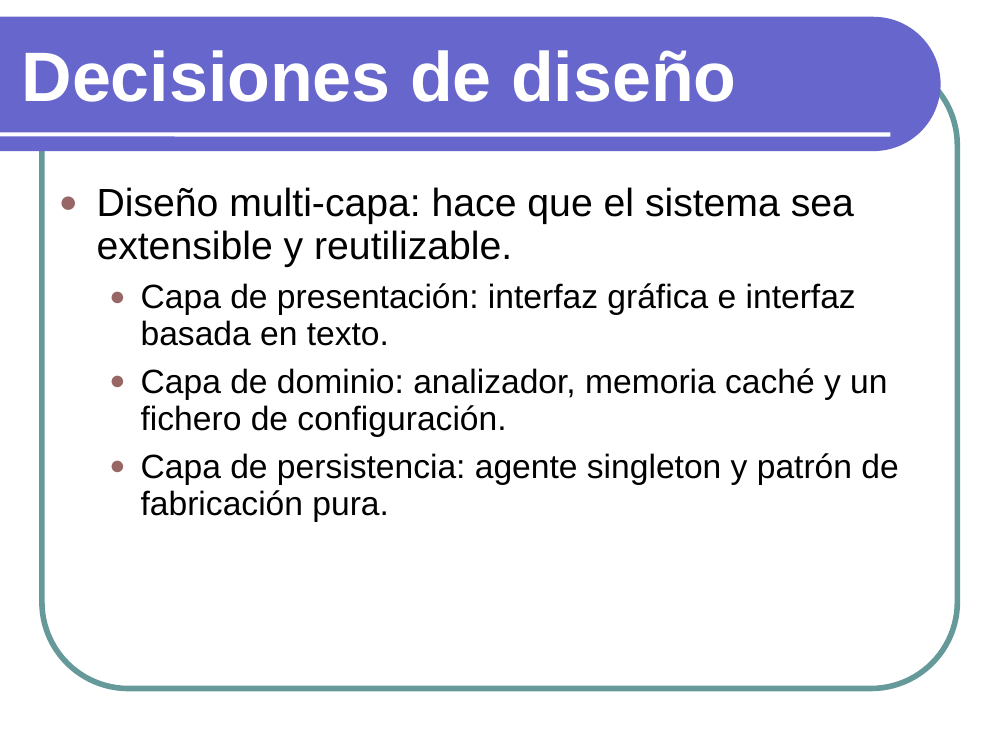
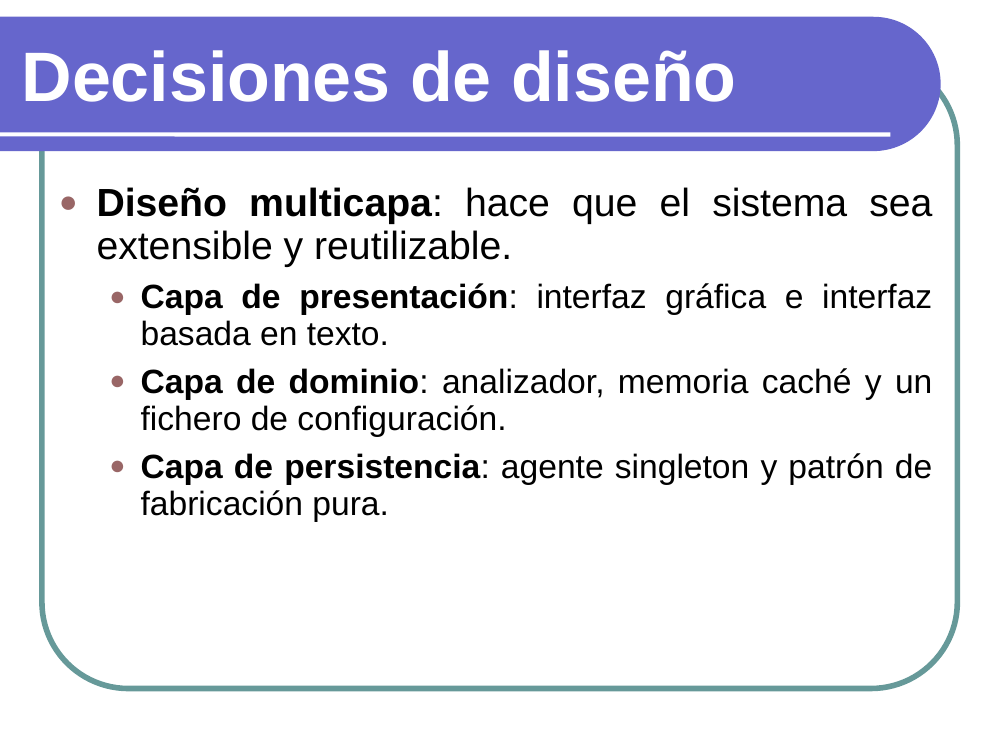
Before and after one commit to txedo/isi-practicas-5, a slide deck: slide 6 of ari/doc/Presentacion.ppt. Drawn at 1008x756 pixels with LibreOffice and Linux fonts; fonts in the diff are those of the drawing. Boxes give left, top, right and bottom in pixels: in the first picture for what was removed or moved away, otherwise in the second. Text is boxed around its words. In the diff, an @@ line names an element or a change of style, - is before the commit and + after.

```diff
--- a/ari/doc/Presentacion.ppt
+++ b/ari/doc/Presentacion.ppt
@@ text at (97,187,932,267): text changed @@
-● Diseño multi-capa: hace que el sistema sea extensible y reutilizable.
+● Diseño multicapa: hace que el sistema sea extensible y reutilizable.
@@ text at (141,283,932,522): bold on in "Capa de presentación:", "Capa de dominio:", "Capa de persistencia:"; alignment left to justified @@
```
Also in this commit, not shown: 10 other slides changed, 2 slides added, 2 slides removed.
